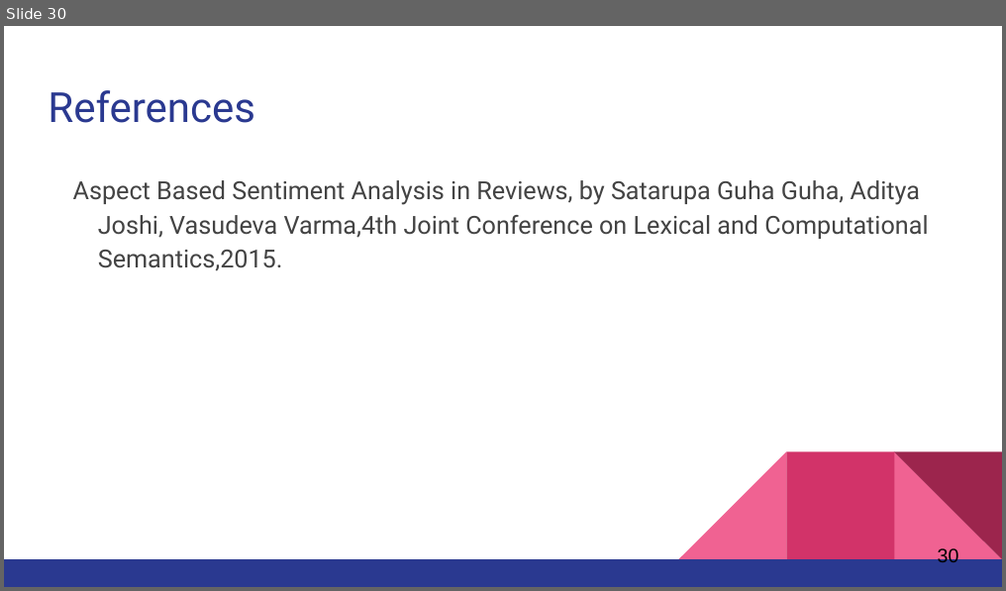
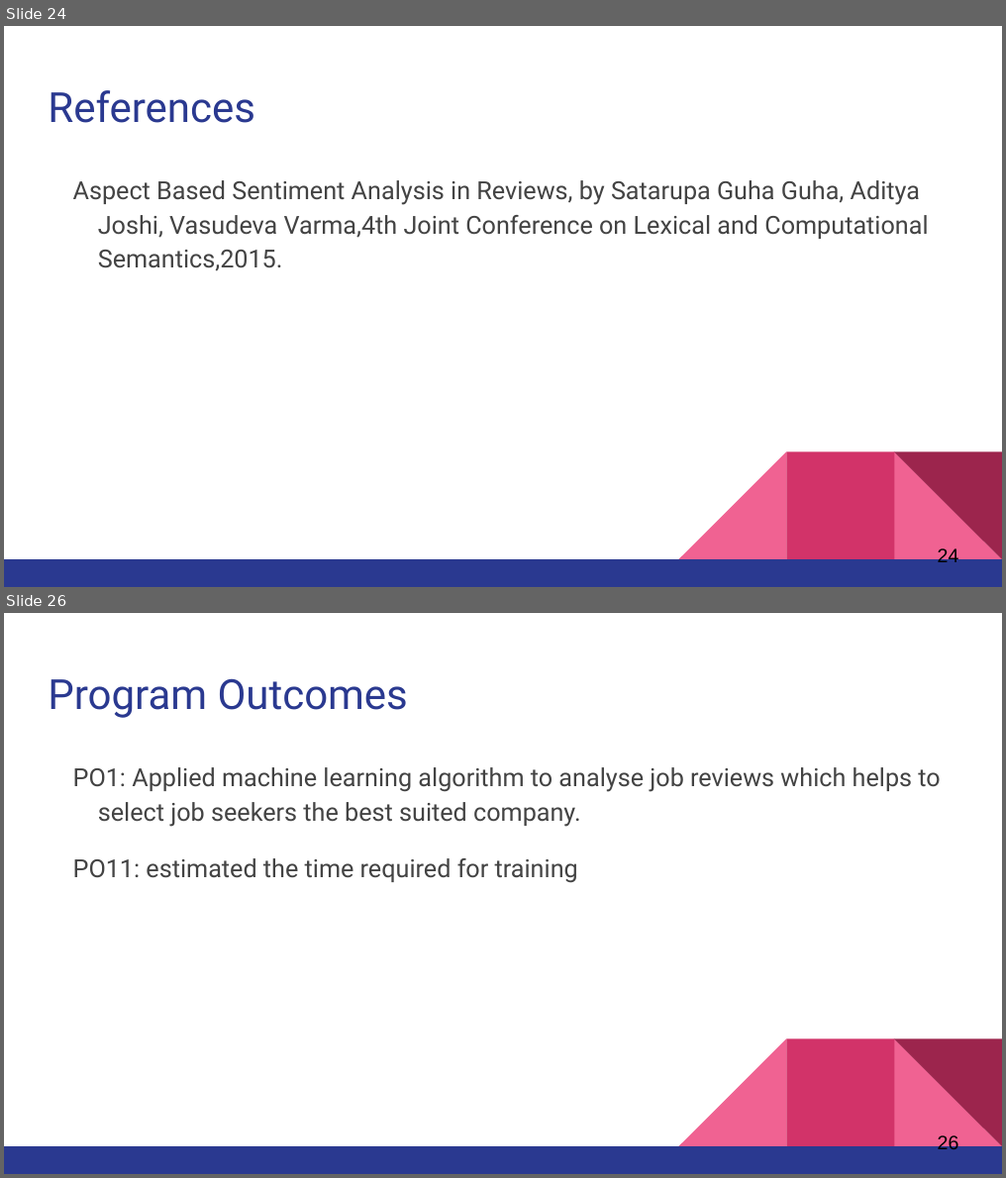
Before and after one commit to pranavshenoy/job_analysis, a slide deck: Presentation/final_presentation.pptx. Shown one above the other, each under a label of ours: slide 30 before the commit, slides 24 and 26 after it; the slides between them are not shown. The pictures are 1006x591 and 1006x1178 pixels, drawn with LibreOffice and Linux fonts; fonts in the diff are those of the drawing. Boxes give left, top, right and bottom in pixels: in the first picture for what was removed or moved away, otherwise in the second. Text is boxed around its words. In the diff, an @@ line names an element or a change of style, - is before the commit and + after.

```diff
--- a/Presentation/final_presentation.pptx
+++ b/Presentation/final_presentation.pptx
@@ slide 26 added at [4,613,1002,1174], background #FFFFFF; not listed: 5 template elements that a slide beside it also shows @@
@@ title added at [48,678,408,718], 30 pt, text #2A3990 @@
+Program Outcomes
@@ text added at [73,767,940,883], 18 pt, text #434343 @@
+PO1: Applied machine learning algorithm to analyse job reviews which helps to select job seekers the best suited company.
+PO11: estimated the time required for training
@@ page number added at [938,1134,959,1154], 14 pt, text #000000 @@
+26
@@ what was slide 30 is now slide 24 @@
@@ page number at [938,547,959,567]: text changed @@
-30
+24
```
Also in this commit, not shown: 12 slides changed, 6 other slides added, 8 slides removed, 26 other files.
